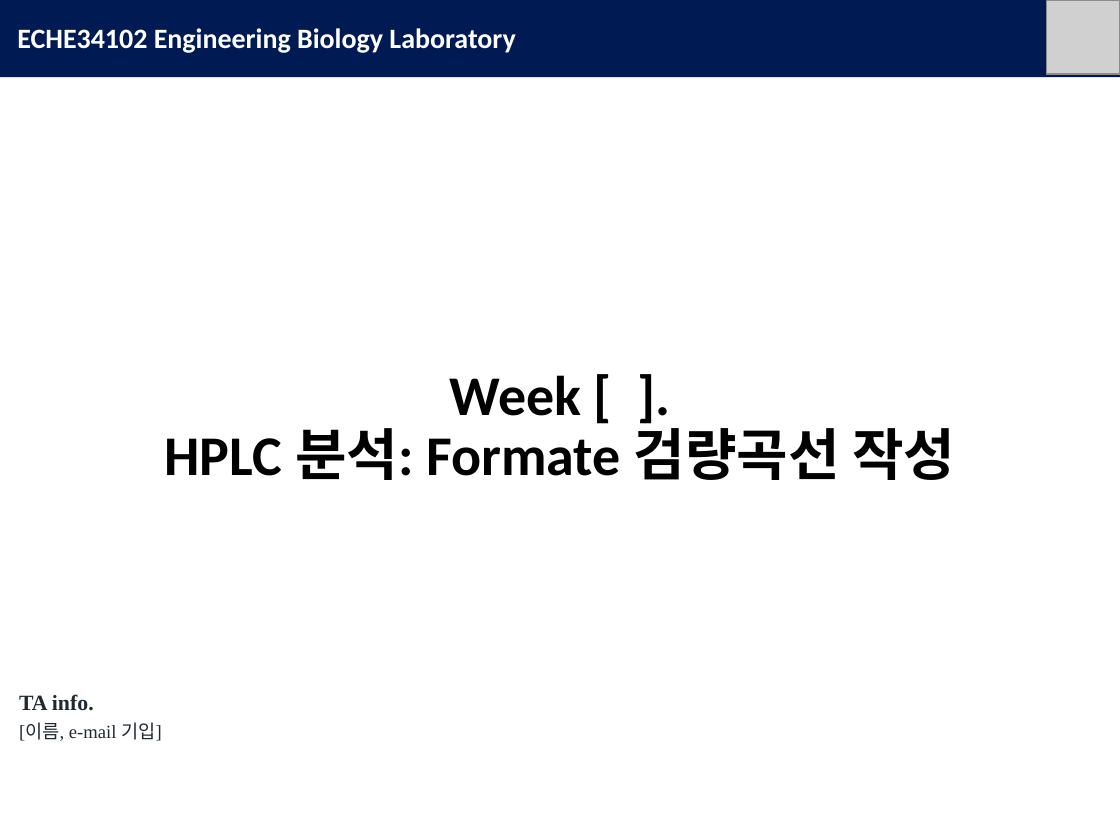
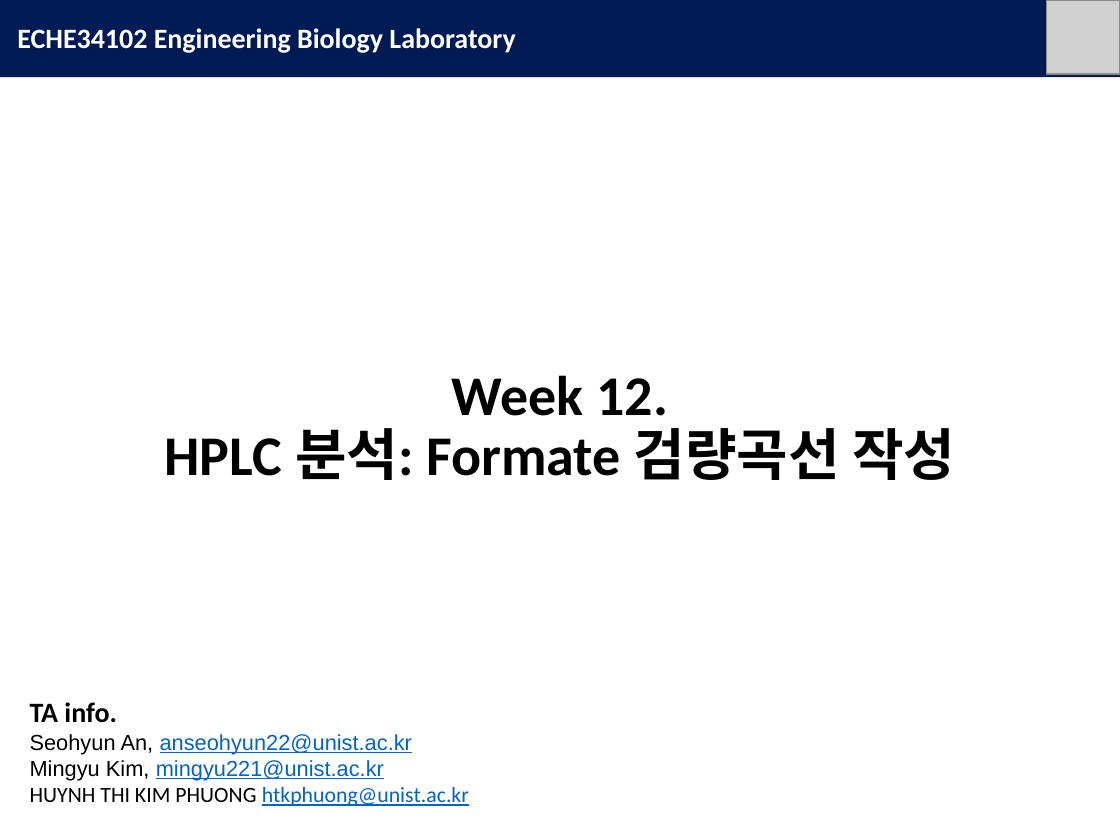
Before and after one commit to mingyu221/office, a slide deck: slide 1 of HPLC_formate_slides_KO.pptx. Drawn at 1120x840 pixels with LibreOffice and Linux fonts; fonts in the diff are those of the drawing; grey boxes stand for pictures. Boxes give left, top, right and bottom in pixels: in the first picture for what was removed or moved away, otherwise in the second. Text is boxed around its words. In the diff, an @@ line names an element or a change of style, - is before the commit and + after.

```diff
--- a/HPLC_formate_slides_KO.pptx
+++ b/HPLC_formate_slides_KO.pptx
@@ title at <box>165,375,955,480</box>: text changed @@
-Week [ ].
-HPLC 분석: Formate 검량곡선 작성
+Week 12.
+HPLC 분석: Formate 검량곡선 작성
@@ text removed at <box>19,694,162,741</box> @@
-TA info.
-[이름, e-mail 기입]
@@ text added at <box>30,702,469,806</box>, 14 pt, text #0563C1, underline @@
+TA info.
+Seohyun An, anseohyun22@unist.ac.kr
+Mingyu Kim, mingyu221@unist.ac.kr
+HUYNH THI KIM PHUONG htkphuong@unist.ac.kr
```
Also in this commit, not shown: 1 other file.
